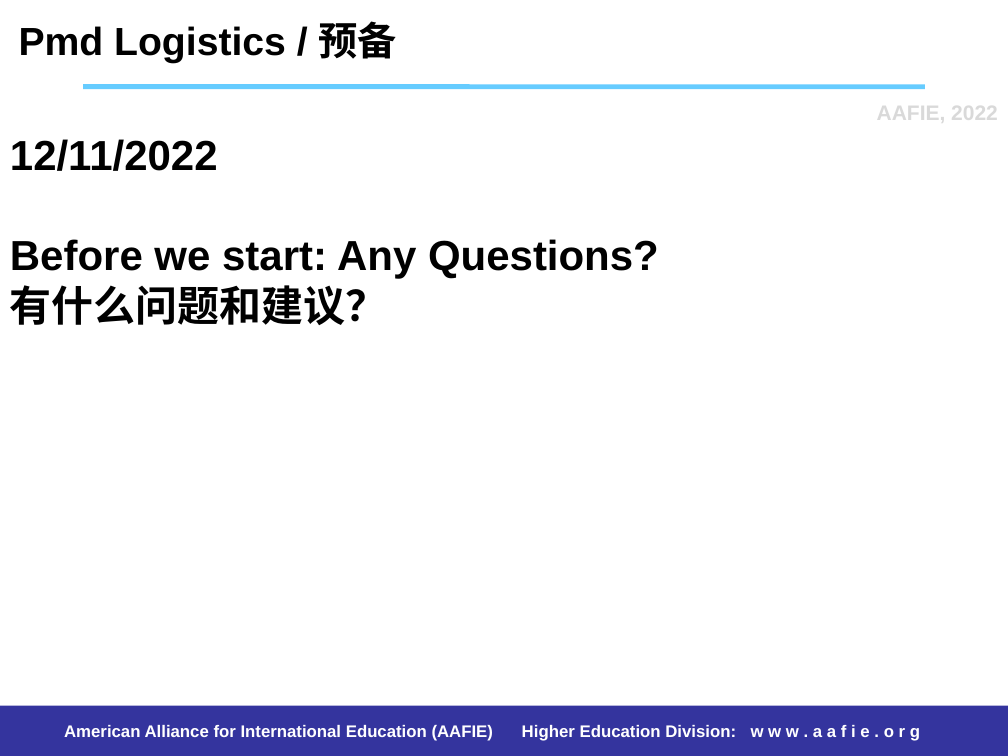
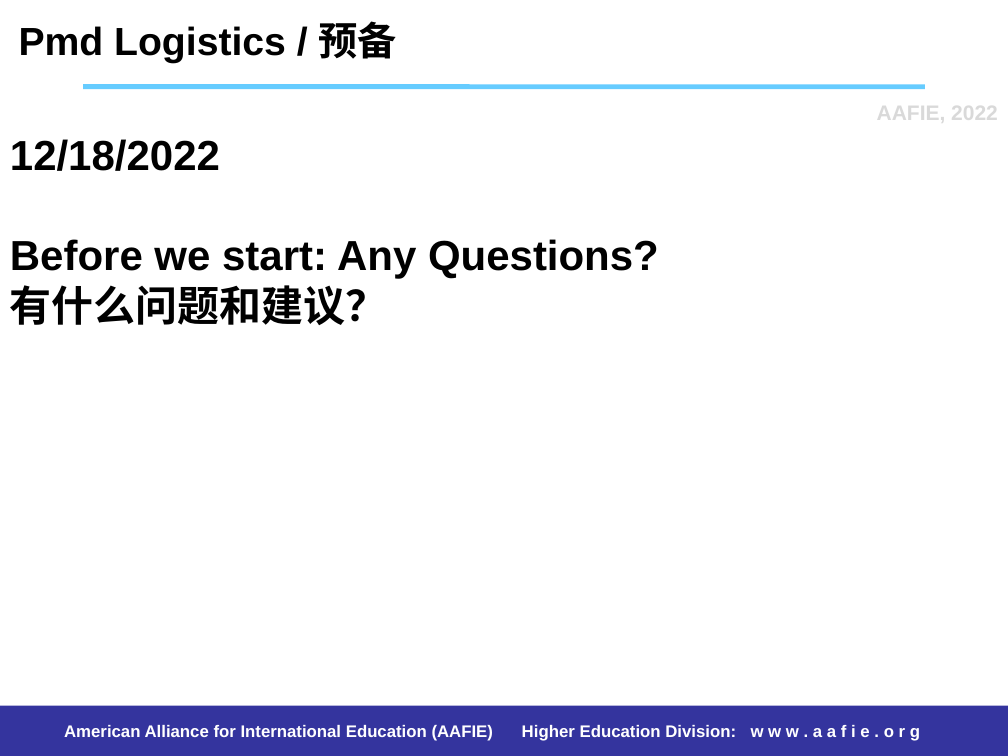
Before and after one commit to stemproaca/pdm, a slide deck: slide 4 of reports/weixiuai_project.pptx. Drawn at 1008x756 pixels with LibreOffice and Linux fonts; fonts in the diff are those of the drawing. Boxes give left, top, right and bottom in pixels: in the first picture for what was removed or moved away, otherwise in the second. Text is boxed around its words. In the diff, an @@ line names an element or a change of style, - is before the commit and + after.

```diff
--- a/reports/weixiuai_project.pptx
+++ b/reports/weixiuai_project.pptx
@@ title at bbox=[10, 139, 659, 325]: text changed @@
-12/11/2022
-Before we start: Any Questions?
-有什么问题和建议？
+12/18/2022
+Before we start: Any Questions?
+有什么问题和建议？
```
Also in this commit, not shown: 5 other slides changed, 36 other files.
